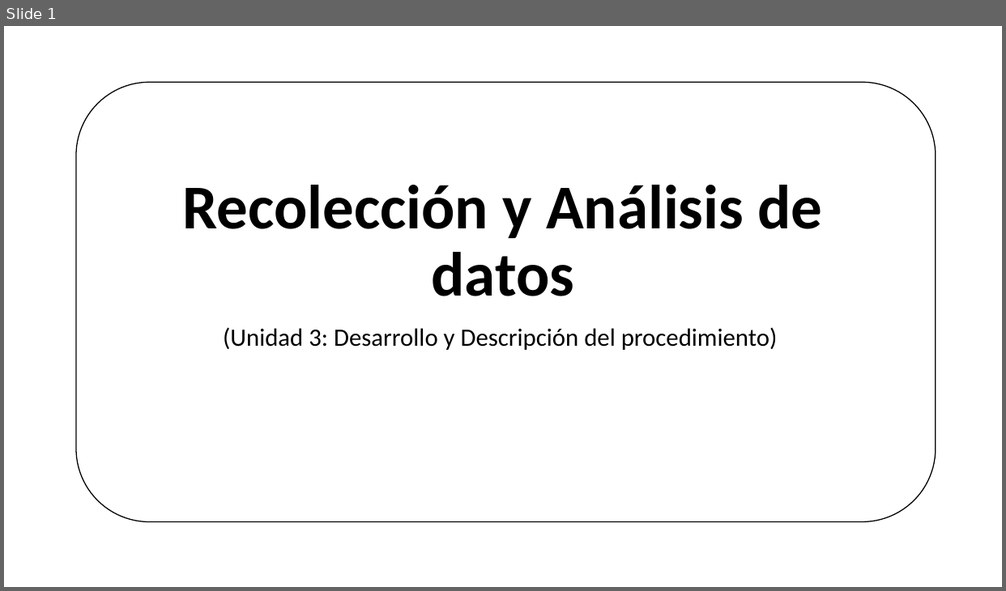
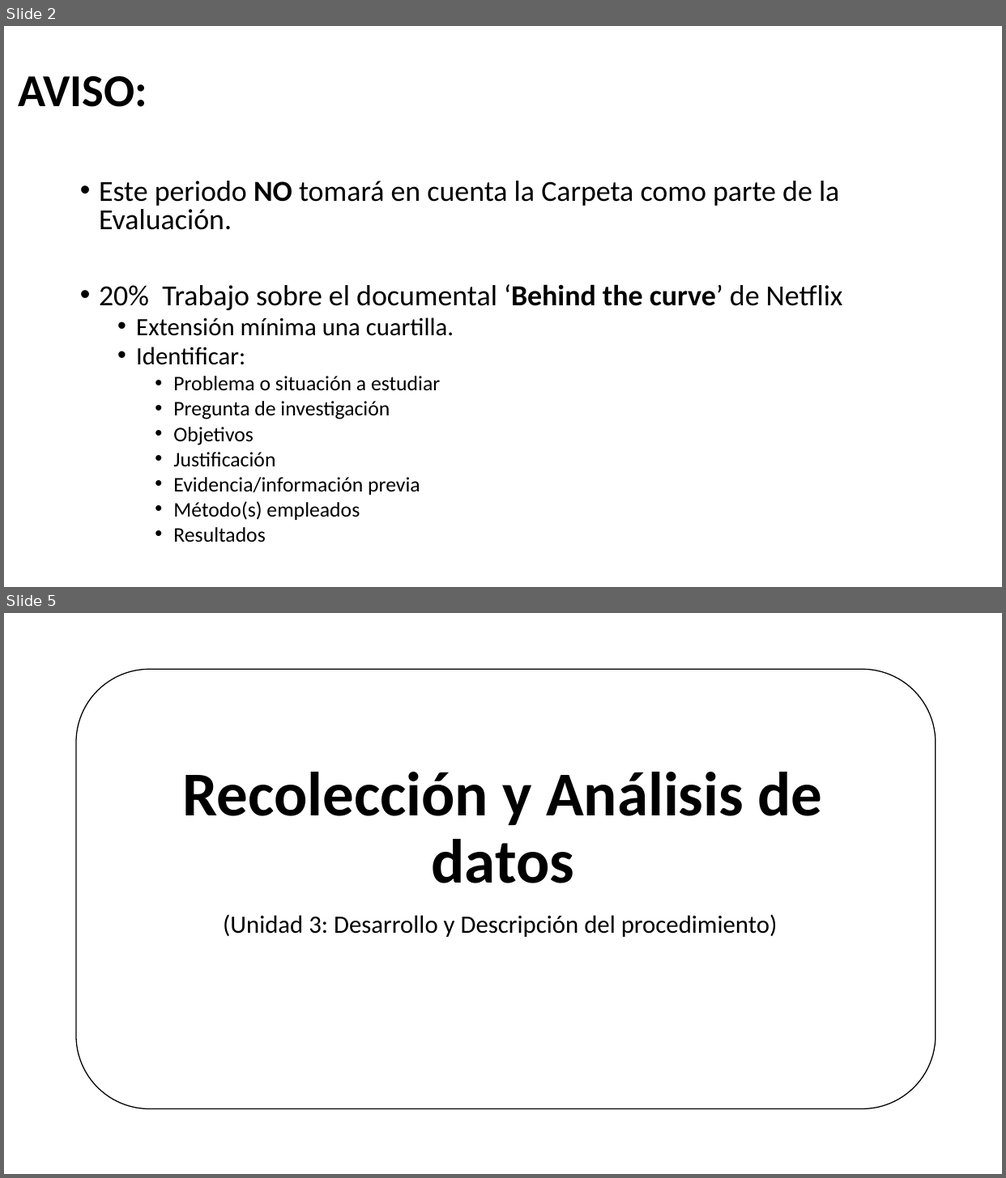
Before and after one commit to Adrifelcha/afchavez-019, a slide deck: JeanPiaget/Presentaciones/04_RecolecciónyAnálisisDatos.pptx. Shown one above the other, each under a label of ours: slide 1 before the commit, slides 2 and 5 after it; the slides between them are not shown. The pictures are 1006x591 and 1006x1178 pixels, drawn with LibreOffice and Linux fonts; fonts in the diff are those of the drawing; background and template pictures are left out. Boxes give left, top, right and bottom in pixels: in the first picture for what was removed or moved away, otherwise in the second. Text is boxed around its words. In the diff, an @@ line names an element or a change of style, - is before the commit and + after.

```diff
--- a/JeanPiaget/Presentaciones/04_RecolecciónyAnálisisDatos.pptx
+++ b/JeanPiaget/Presentaciones/04_RecolecciónyAnálisisDatos.pptx
@@ slide 2 added at bbox=[4, 26, 1002, 587], background #FFFFFF @@
@@ title added at bbox=[18, 76, 147, 107], 44 pt, text #000000, bold @@
+AVISO:
@@ text added at bbox=[99, 181, 843, 543], 20 pt, text #000000 @@
+• Este periodo NO tomará en cuenta la Carpeta como parte de la Evaluación.
+• 20% Trabajo sobre el documental ‘Behind the curve’ de Netflix
+  • Extensión mínima una cuartilla.
+  • Identificar:
+    • Problema o situación a estudiar
+    • Pregunta de investigación
+    • Objetivos
+    • Justificación
+    • Evidencia/información previa
+    • Método(s) empleados
+    • Resultados
@@ what was slide 1 is now slide 5 @@
```
Also in this commit, not shown: 3 other slides added.
